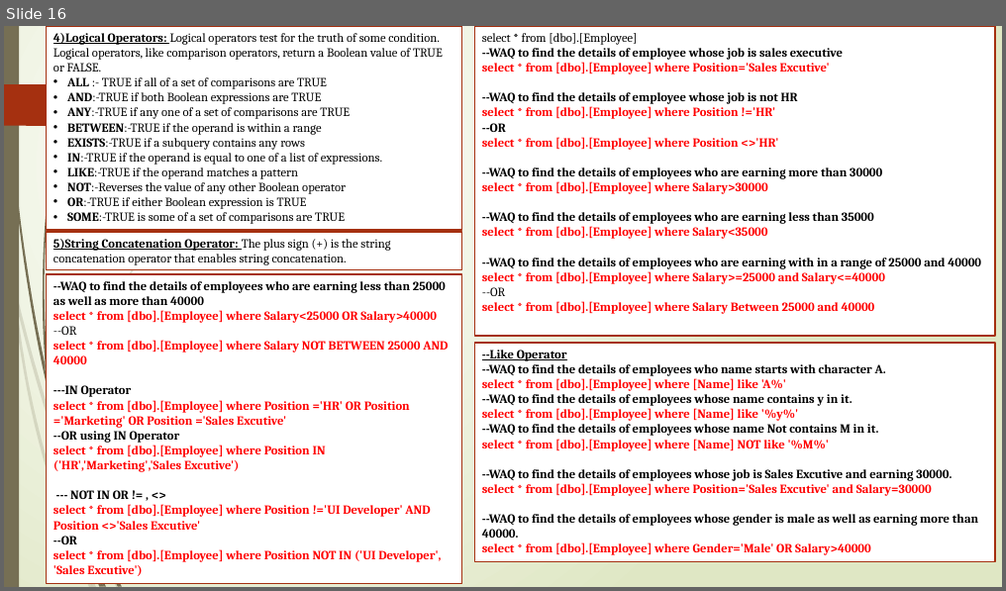
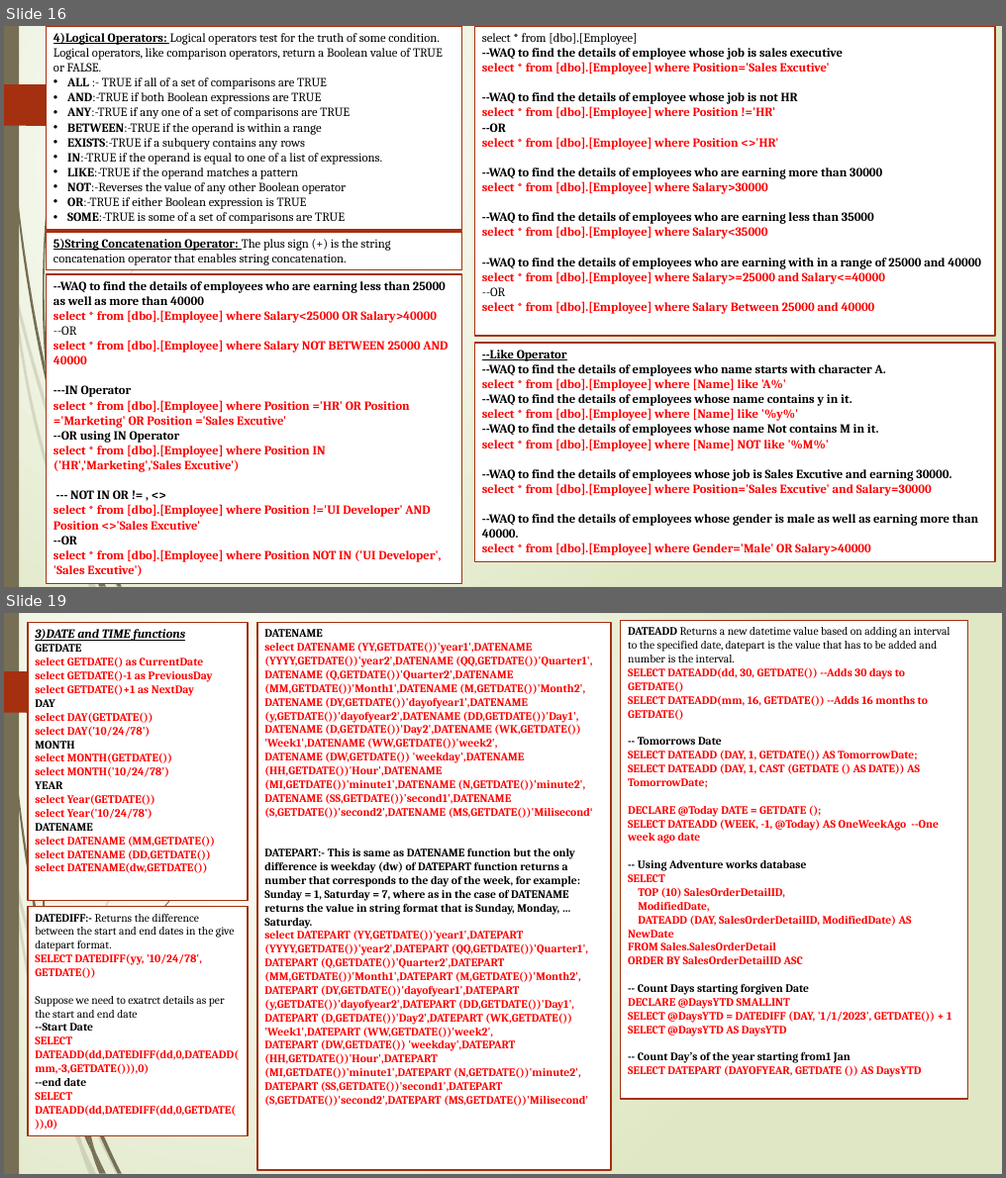
Before and after one commit to tanajisulagave/SQL-Server, a slide deck: SQL Server/SQL_PPT.pptx. Shown one above the other, each under a label of ours: slide 16 before the commit, slides 16 and 19 after it; the slides between them are not shown. The pictures are 1006x591 and 1006x1178 pixels, drawn with LibreOffice and Linux fonts; fonts in the diff are those of the drawing. Boxes give left, top, right and bottom in pixels: in the first picture for what was removed or moved away, otherwise in the second. Text is boxed around its words. In the diff, an @@ line names an element or a change of style, - is before the commit and + after.

```diff
--- a/SQL Server/SQL_PPT.pptx
+++ b/SQL Server/SQL_PPT.pptx
@@ slide 19 added at (x1=4, y1=613, x2=1002, y2=1174), background gradient #FFFFFF to #DFE8C4; not listed: 17 template elements that a slide beside it also shows @@
@@ rectangle added at (x1=28, y1=623, x2=249, y2=901), fill #FFFFFF, outline #A53010 1.25 pt, 11 pt, text #FF0000, bold @@
+3)DATE and TIME functions
+GETDATE
+select GETDATE() as CurrentDate
+select GETDATE()-1 as PreviousDay
+select GETDATE()+1 as NextDay
+DAY
+select DAY(GETDATE())
+select DAY('10/24/78')
+MONTH
+select MONTH(GETDATE())
+select MONTH('10/24/78')
+YEAR
+select Year(GETDATE())
+select Year('10/24/78')
+DATENAME
+select DATENAME (MM,GETDATE())
+select DATENAME (DD,GETDATE())
+select DATENAME(dw,GETDATE())
@@ rectangle added at (x1=257, y1=623, x2=611, y2=1170), fill #FFFFFF, outline #A53010 1.25 pt, 11 pt, text #FF0000, bold @@
+DATENAME
+select DATENAME (YY,GETDATE())'year1',DATENAME (YYYY,GETDATE())'year2',DATENAME (QQ,GETDATE())'Quarter1',
+DATENAME (Q,GETDATE())'Quarter2',DATENAME (MM,GETDATE())'Month1',DATENAME (M,GETDATE())'Month2',
+DATENAME (DY,GETDATE())'dayofyear1',DATENAME (y,GETDATE())'dayofyear2',DATENAME (DD,GETDATE())'Day1',
+DATENAME (D,GETDATE())'Day2',DATENAME (WK,GETDATE()) 'Week1',DATENAME (WW,GETDATE())'week2',
+DATENAME (DW,GETDATE()) 'weekday',DATENAME (HH,GETDATE())'Hour',DATENAME (MI,GETDATE())'minute1',DATENAME (N,GETDATE())'minute2',
+DATENAME (SS,GETDATE())'second1',DATENAME (S,GETDATE())'second2',DATENAME (MS,GETDATE())'Milisecond‘
+DATEPART:- This is same as DATENAME function but the only difference is weekday (dw) of DATEPART function returns a number that corresponds to the day of the week, for example: Sunday = 1, Saturday = 7, where as in the case of DATENAME returns the value in string format that is Sunday, Monday, … Saturday.
+select DATEPART (YY,GETDATE())'year1',DATEPART (YYYY,GETDATE())'year2',DATEPART (QQ,GETDATE())'Quarter1',
+DATEPART (Q,GETDATE())'Quarter2',DATEPART (MM,GETDATE())'Month1',DATEPART (M,GETDATE())'Month2',
+DATEPART (DY,GETDATE())'dayofyear1',DATEPART (y,GETDATE())'dayofyear2',DATEPART (DD,GETDATE())'Day1',
+DATEPART (D,GETDATE())'Day2',DATEPART (WK,GETDATE()) 'Week1',DATEPART (WW,GETDATE())'week2',
+DATEPART (DW,GETDATE()) 'weekday',DATEPART (HH,GETDATE())'Hour',DATEPART (MI,GETDATE())'minute1',DATEPART (N,GETDATE())'minute2',
+DATEPART (SS,GETDATE())'second1',DATEPART (S,GETDATE())'second2',DATEPART (MS,GETDATE())'Milisecond'
@@ rectangle added at (x1=621, y1=621, x2=968, y2=1100), fill #FFFFFF, outline #A53010 1.25 pt, 11 pt, text #FF0000, bold @@
+DATEADD Returns a new datetime value based on adding an interval to the specified date, datepart is the value that has to be added and number is the interval.
+SELECT DATEADD(dd, 30, GETDATE()) --Adds 30 days to GETDATE()
+SELECT DATEADD(mm, 16, GETDATE()) --Adds 16 months to GETDATE()
+-- Tomorrows Date
+SELECT DATEADD (DAY, 1, GETDATE()) AS TomorrowDate;
+SELECT DATEADD (DAY, 1, CAST (GETDATE () AS DATE)) AS TomorrowDate;
+DECLARE @Today DATE = GETDATE ();
+SELECT DATEADD (WEEK, -1, @Today) AS OneWeekAgo --One week ago date
+-- Using Adventure works database
+SELECT
+TOP (10) SalesOrderDetailID,
+ModifiedDate,
+DATEADD (DAY, SalesOrderDetailID, ModifiedDate) AS NewDate
+FROM Sales.SalesOrderDetail
+ORDER BY SalesOrderDetailID ASC
+-- Count Days starting forgiven Date
+DECLARE @DaysYTD SMALLINT
+SELECT @DaysYTD = DATEDIFF (DAY, '1/1/2023', GETDATE()) + 1
+SELECT @DaysYTD AS DaysYTD
+-- Count Day’s of the year starting from1 Jan
+SELECT DATEPART (DAYOFYEAR, GETDATE ()) AS DaysYTD
@@ freeform shape added at (x1=83, y1=870, x2=199, y2=1093), fill #766F54 @@
@@ rectangle added at (x1=28, y1=907, x2=249, y2=1137), fill #FFFFFF, outline #A53010 1.25 pt, 11 pt, text #000000, bold @@
+DATEDIFF:- Returns the difference between the start and end dates in the give datepart format.
+SELECT DATEDIFF(yy, '10/24/78', GETDATE())
+Suppose we need to exatrct details as per the start and end date
+--Start Date
+SELECT DATEADD(dd,DATEDIFF(dd,0,DATEADD(mm,-3,GETDATE())),0)
+--end date
+SELECT DATEADD(dd,DATEDIFF(dd,0,GETDATE()),0)
@@ freeform shape added at (x1=67, y1=1061, x2=82, y2=1146), fill #766F54 at 20% opacity @@
@@ freeform shape added at (x1=83, y1=1096, x2=94, y2=1152), fill #766F54 @@
```
Also in this commit, not shown: 7 slides changed, 2 other slides added.
